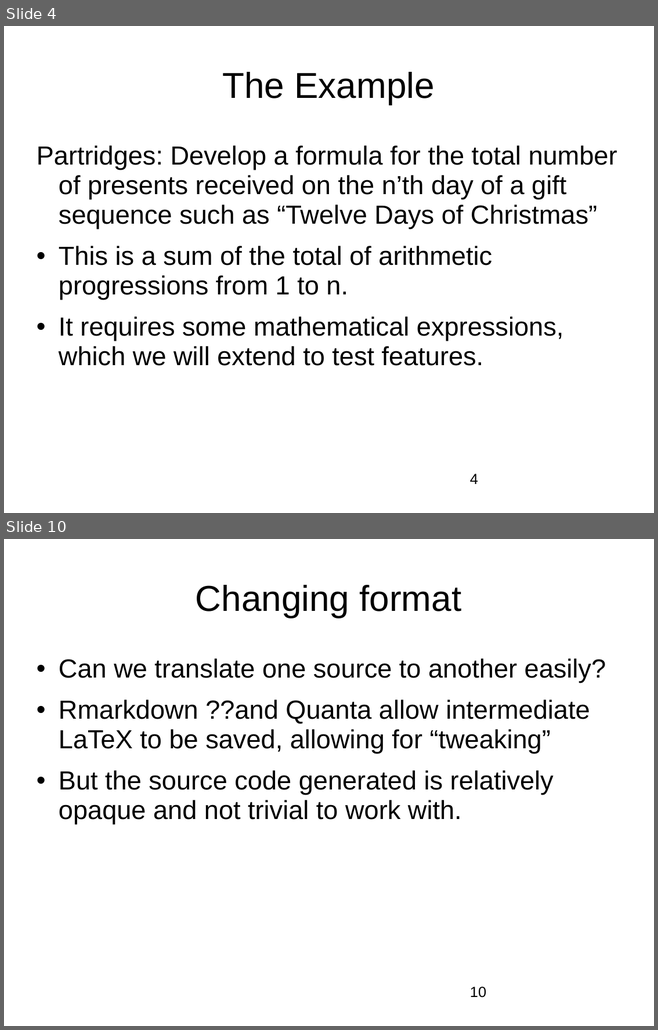
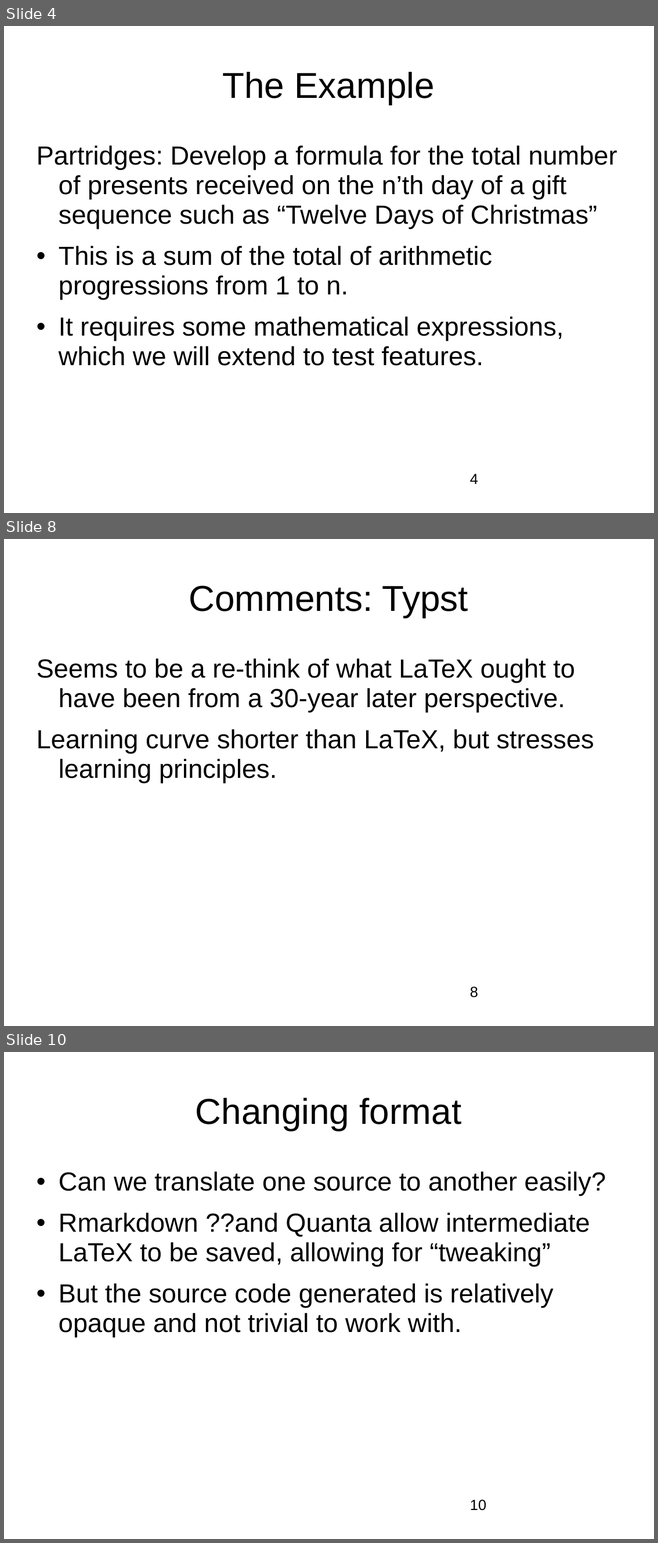
Before and after one commit to nashjc/Partridges, a slide deck: LinuxOttawa20260108.odp. Shown one above the other, each under a label of ours: slides 4 and 10 before the commit, slides 4, 8 and 10 after it; the slides between them are not shown. The pictures are 658x1030 and 658x1543 pixels, drawn with LibreOffice and Linux fonts; fonts in the diff are those of the drawing; background and template pictures are left out. Boxes give left, top, right and bottom in pixels: in the first picture for what was removed or moved away, otherwise in the second. Text is boxed around its words. In the diff, an @@ line names an element or a change of style, - is before the commit and + after.

```diff
--- a/LinuxOttawa20260108.odp
+++ b/LinuxOttawa20260108.odp
@@ slide 8 added at [4, 539, 654, 1026], background picture (left out) @@
@@ title added at [188, 585, 468, 617], 44 pt, text #000000 @@
+Comments: Typst
@@ text added at [36, 658, 594, 783], 32 pt, text #000000 @@
+Seems to be a re-think of what LaTeX ought to have been from a 30-year later perspective.
+Learning curve shorter than LaTeX, but stresses learning principles.
@@ page number added at [470, 987, 478, 998], 18 pt, text #000000 @@
+8
```
Also in this commit, not shown: 4 slides changed, 3 other slides added, 3 slides removed.
